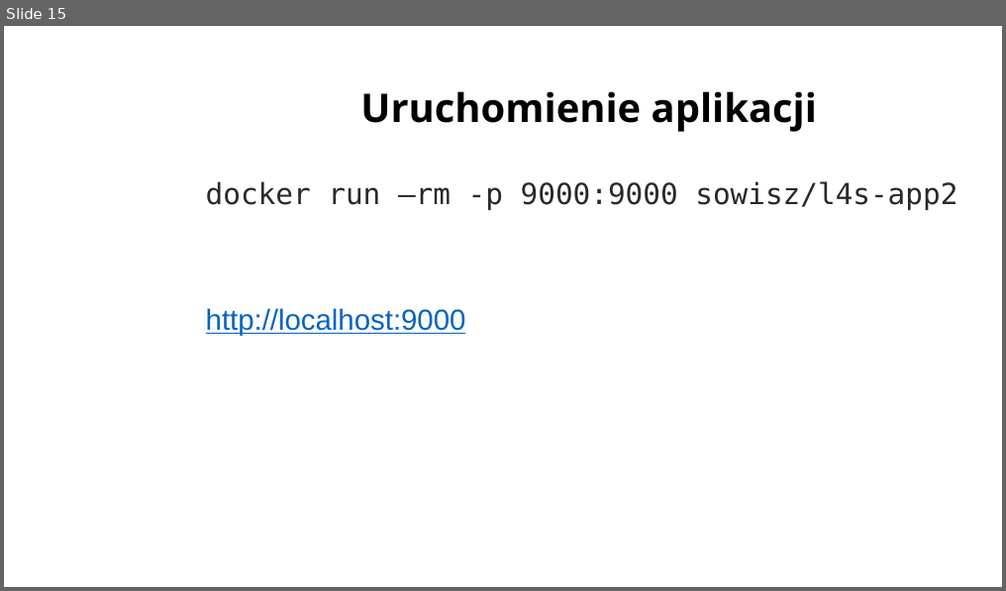
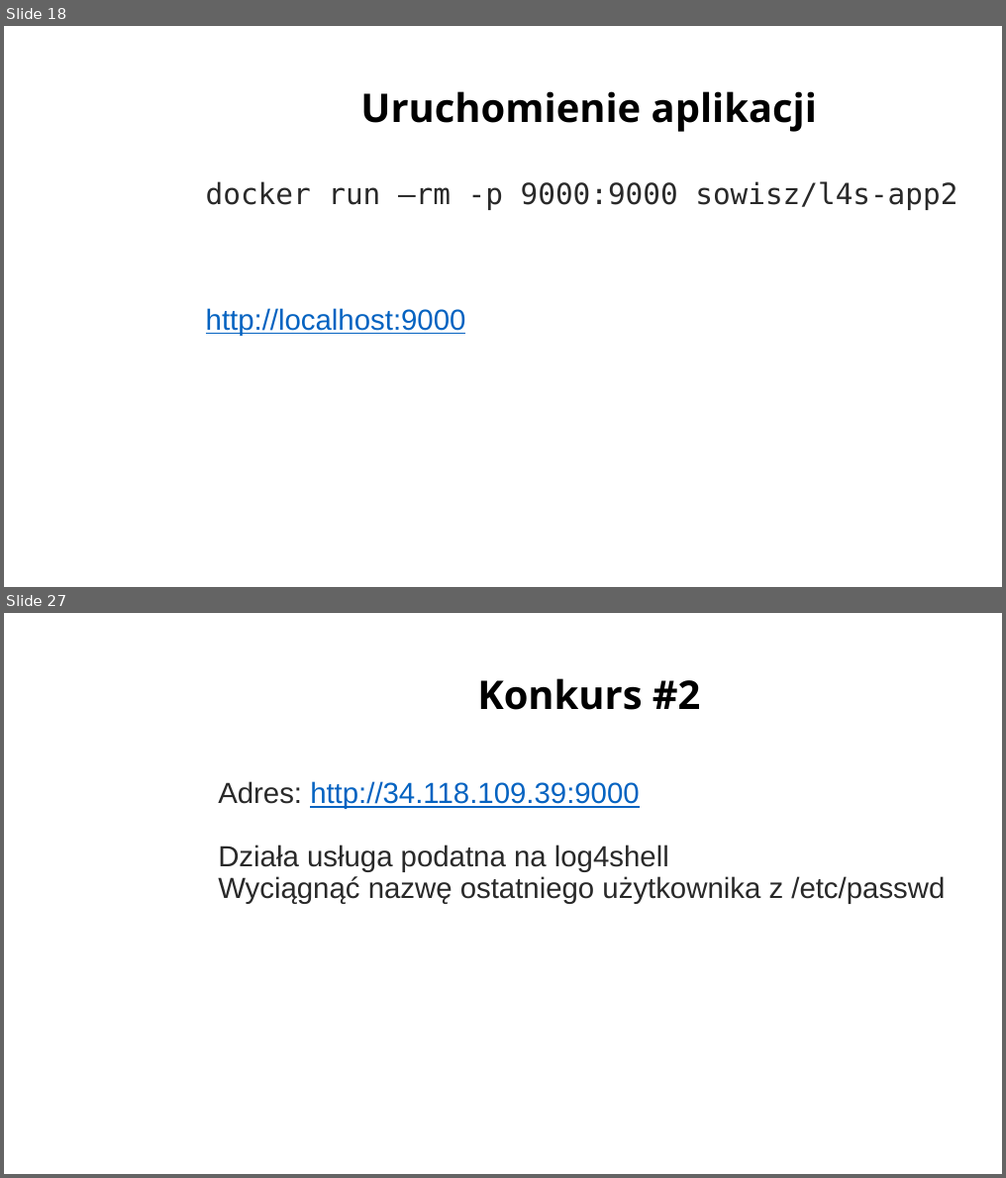
Before and after one commit to sowa-gregory/log4shell, a slide deck: log4shell_admindays.pptx. Shown one above the other, each under a label of ours: slide 15 before the commit, slides 18 and 27 after it; the slides between them are not shown. The pictures are 1006x591 and 1006x1178 pixels, drawn with LibreOffice and Linux fonts; fonts in the diff are those of the drawing; background and template pictures are left out. Boxes give left, top, right and bottom in pixels: in the first picture for what was removed or moved away, otherwise in the second. Text is boxed around its words. In the diff, an @@ line names an element or a change of style, - is before the commit and + after.

```diff
--- a/log4shell_admindays.pptx
+++ b/log4shell_admindays.pptx
@@ slide 27 added at [4, 613, 1002, 1174], background picture (left out) @@
@@ title added at [477, 678, 701, 710], 38 pt, text #000000, bold @@
+Konkurs #2
@@ text added at [218, 781, 944, 903], 28 pt, text #292929 @@
+Adres: http://34.118.109.39:9000
+Działa usługa podatna na log4shell
+Wyciągnąć nazwę ostatniego użytkownika z /etc/passwd
@@ what was slide 15 is now slide 18 @@
```
Also in this commit, not shown: 2 slides changed, 14 other slides added, 5 slides removed, 1 other file.
